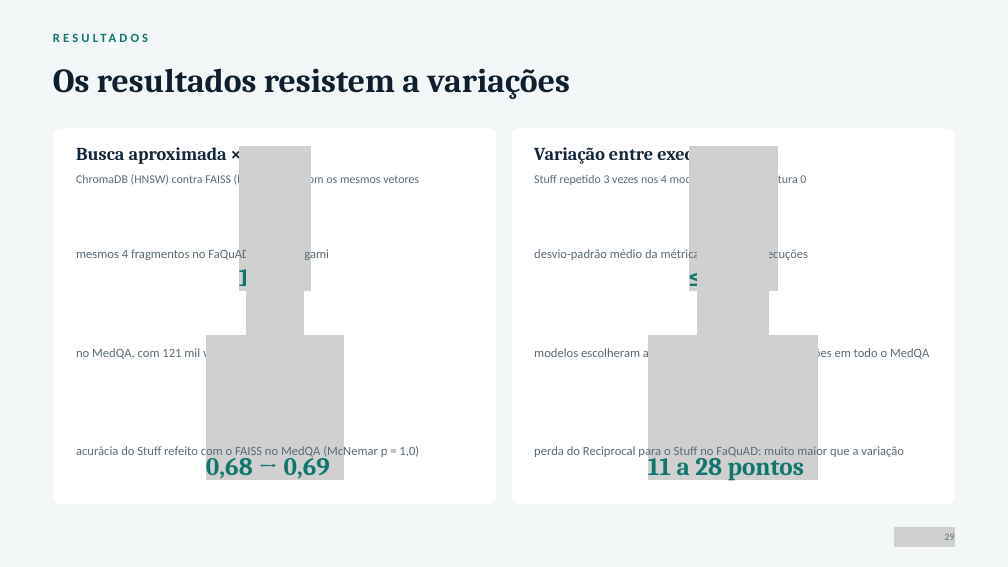
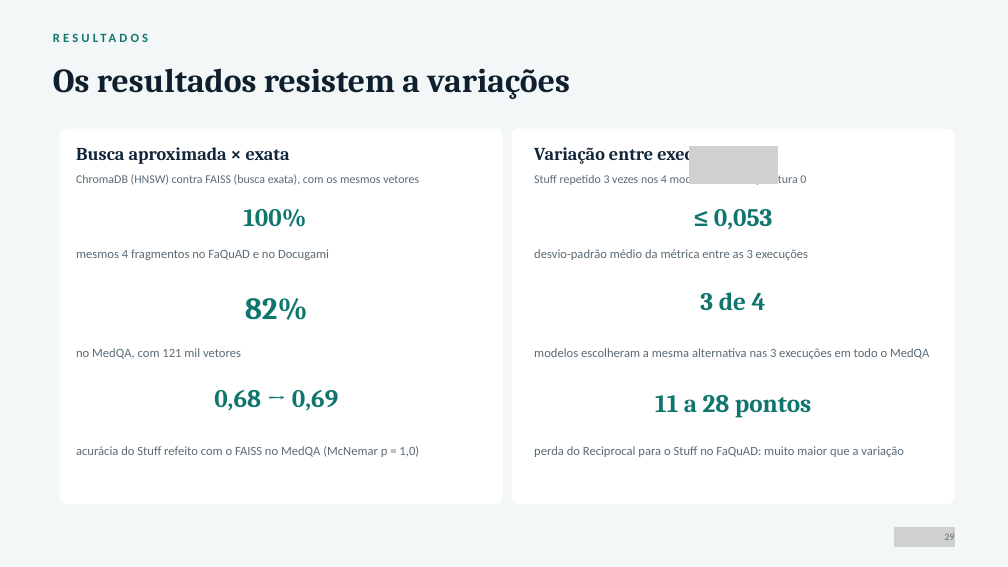
Before and after one commit to RyanMazzeu/TCC, a slide deck: slide 40 of Slide de Apresentação/Slide TCC .pptx. Drawn at 1008x567 pixels with LibreOffice and Linux fonts; fonts in the diff are those of the drawing; grey boxes stand for pictures. Boxes give left, top, right and bottom in pixels: in the first picture for what was removed or moved away, otherwise in the second. Text is boxed around its words. In the diff, an @@ line names an element or a change of style, - is before the commit and + after.

```diff
--- a/Slide de Apresentação/Slide TCC .pptx
+++ b/Slide de Apresentação/Slide TCC .pptx
@@ freeform shape moved from (x1=53, y1=129, x2=496, y2=504) to (x1=60, y1=129, x2=503, y2=504) @@
@@ picture removed at (x1=239, y1=146, x2=311, y2=291) @@
@@ picture resized from (x1=688, y1=146, x2=777, y2=291) to (x1=688, y1=146, x2=777, y2=184) @@
@@ alignment left to centre; vertical alignment bottom to top in 3 elements at (x1=655, y1=395, x2=811, y2=418), (x1=214, y1=390, x2=338, y2=411), (x1=243, y1=209, x2=306, y2=227) @@
@@ text "100%" moved from (x1=239, y1=269, x2=302, y2=292) to (x1=243, y1=209, x2=306, y2=227) @@
@@ text added at (x1=714, y1=209, x2=773, y2=230), 36 pt, text #0F766E, bold @@
+≤ 0,053
@@ picture removed at (x1=246, y1=238, x2=304, y2=383) @@
@@ picture removed at (x1=697, y1=238, x2=769, y2=383) @@
@@ text added at (x1=245, y1=298, x2=308, y2=320), 44 pt, text #0F766E, bold @@
+82%
@@ text added at (x1=700, y1=292, x2=766, y2=310), 36 pt, text #0F766E, bold @@
+3 de 4
@@ picture removed at (x1=206, y1=335, x2=344, y2=480) @@
@@ picture removed at (x1=648, y1=335, x2=818, y2=480) @@
@@ text "0,68 → 0,69" moved from (x1=206, y1=452, x2=330, y2=481) to (x1=214, y1=390, x2=338, y2=411) @@
@@ text "11 a 28 pontos" moved from (x1=648, y1=452, x2=804, y2=481) to (x1=655, y1=395, x2=811, y2=418) @@
```
Also in this commit, not shown: 12 other slides changed, 1 other file.
